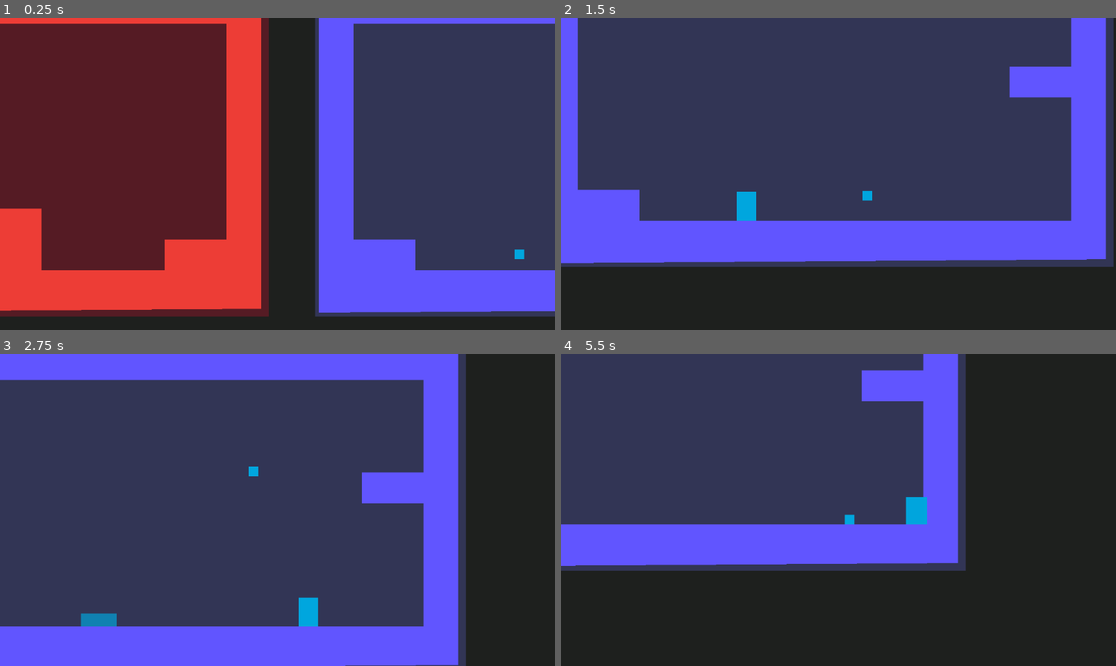
Above: before the commit, frames 1-4 (two rows, left to right).
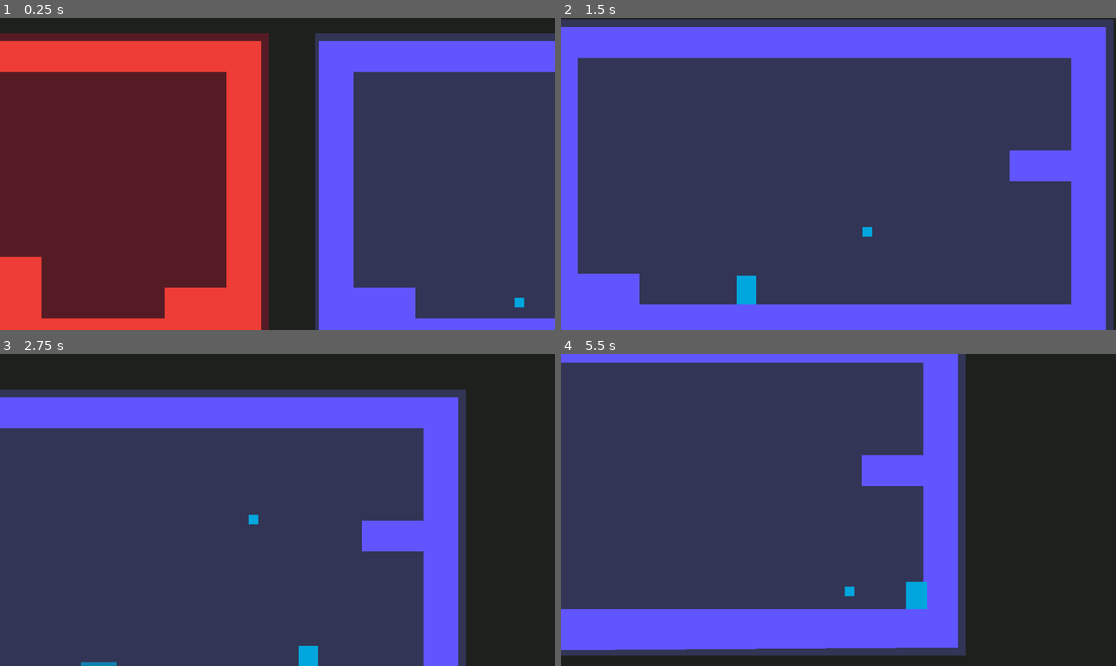
Above: after the commit, the same moments.

Repository: YordanosZt/Jam-Solo-Development
Game: Godot game, scene res://Scenes/world.tscn
The game is run twice, just before and just after one commit, with the same random seed, the same clock (stepped at 60 frames per second) and the same inputs.
Inputs:
- Up to frame 1 (0.25 s): no input
- Up to frame 2 (1.5 s): hold D (move_right) from 0.53 s (still down); tap Shift (ability) at 0.6, 1.35 s; tap Space (jump) at 0.77 s
- Up to frame 3 (2.75 s): tap Space (jump) at 1.52 s; release D (move_right) at 2.03 s; hold A (move_left) from 2.03 s (still down); tap Shift (ability) at 2.1 s
- Up to frame 4 (5.5 s): release A (move_left) at 2.78 s; hold D (move_right) 2.78-4.28 s; tap Shift (ability) every 0.75 s from 2.85 to 5.1 s; tap Space (jump) at 3.02, 3.77, 4.52 s; hold A (move_left) 4.28-5.03 s; hold D (move_right) from 5.03 s (still down)

The runs differ from the first frame. In frame 1, 28% of the frame differs, in the area x 0-100%, y 0-100%; in frame 2, 45%; in frame 3, 30%; in frame 4, 33%.

Commit message:
fine tuning

Diff:
--- a/Entities/Camera/main_camera.gd
+++ b/Entities/Camera/main_camera.gd
@@ -5,12 +5,15 @@
 var active_player : CharacterBody2D
 var active_idx: int = 0
 
+var y_offset: float = -100.0
+
 func _ready():
 	active_player = get_node(players[active_idx])
-
 	active_player.set_is_active(true)
 
-func _process(delta):
+	offset = Vector2(0, y_offset)
+
+func _process(_delta):
 	handle_switch()
 
 	update_position()
--- a/Entities/Player/Chick/chick.tscn
+++ b/Entities/Player/Chick/chick.tscn
@@ -27,7 +27,7 @@
 
 [node name="CoyoteTimer" type="Timer" parent="Timers"]
 unique_name_in_owner = true
-wait_time = 0.2
+wait_time = 0.05
 one_shot = true
 
 [node name="JumpBufferTimer" type="Timer" parent="Timers"]
--- a/Entities/Player/Dude/dude.tscn
+++ b/Entities/Player/Dude/dude.tscn
@@ -23,7 +23,7 @@
 
 [node name="CoyoteTimer" type="Timer" parent="Timers"]
 unique_name_in_owner = true
-wait_time = 0.2
+wait_time = 0.05
 one_shot = true
 
 [node name="JumpBufferTimer" type="Timer" parent="Timers"]
